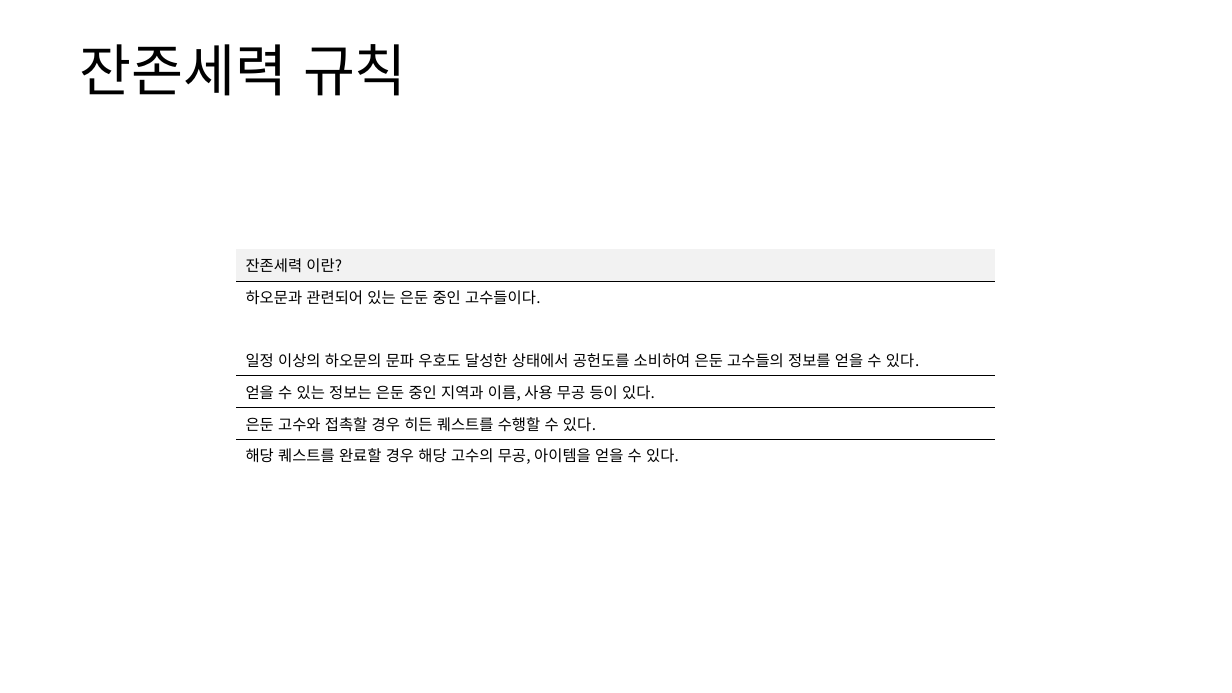
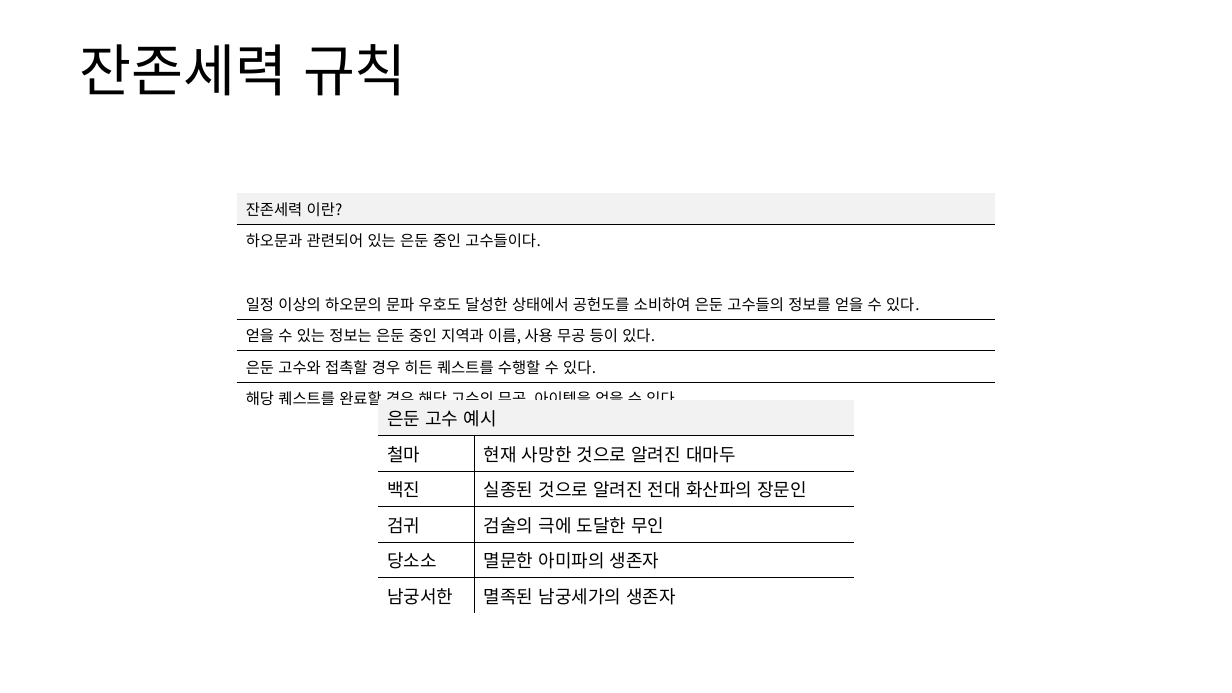
Before and after one commit to yjk0401/unityenginebasic_9th, a slide deck: slide 11 of 기획/방랑엽사전/세력 시스템 기획서.pptx (slide 10 before the commit). Drawn at 1232x693 pixels with LibreOffice and Linux fonts; fonts in the diff are those of the drawing. Boxes give left, top, right and bottom in pixels: in the first picture for what was removed or moved away, otherwise in the second. Text is boxed around its words. In the diff, an @@ line names an element or a change of style, - is before the commit and + after.

```diff
--- a/기획/방랑엽사전/세력 시스템 기획서.pptx
+++ b/기획/방랑엽사전/세력 시스템 기획서.pptx
@@ table: place and size @@
-table at bbox=[237, 250, 995, 468]
+table at bbox=[237, 193, 995, 410]
@@ table added at bbox=[378, 400, 855, 609], 6 rows, 2 columns @@
+은둔 고수 예시 | 
+철마 | 현재 사망한 것으로 알려진 대마두
+백진 | 실종된 것으로 알려진 전대 화산파의 장문인
+검귀 | 검술의 극에 도달한 무인
+당소소 | 멸문한 아미파의 생존자
+남궁서한 | 멸족된 남궁세가의 생존자
```
Also in this commit, not shown: 4 other slides changed, 2 slides added.
